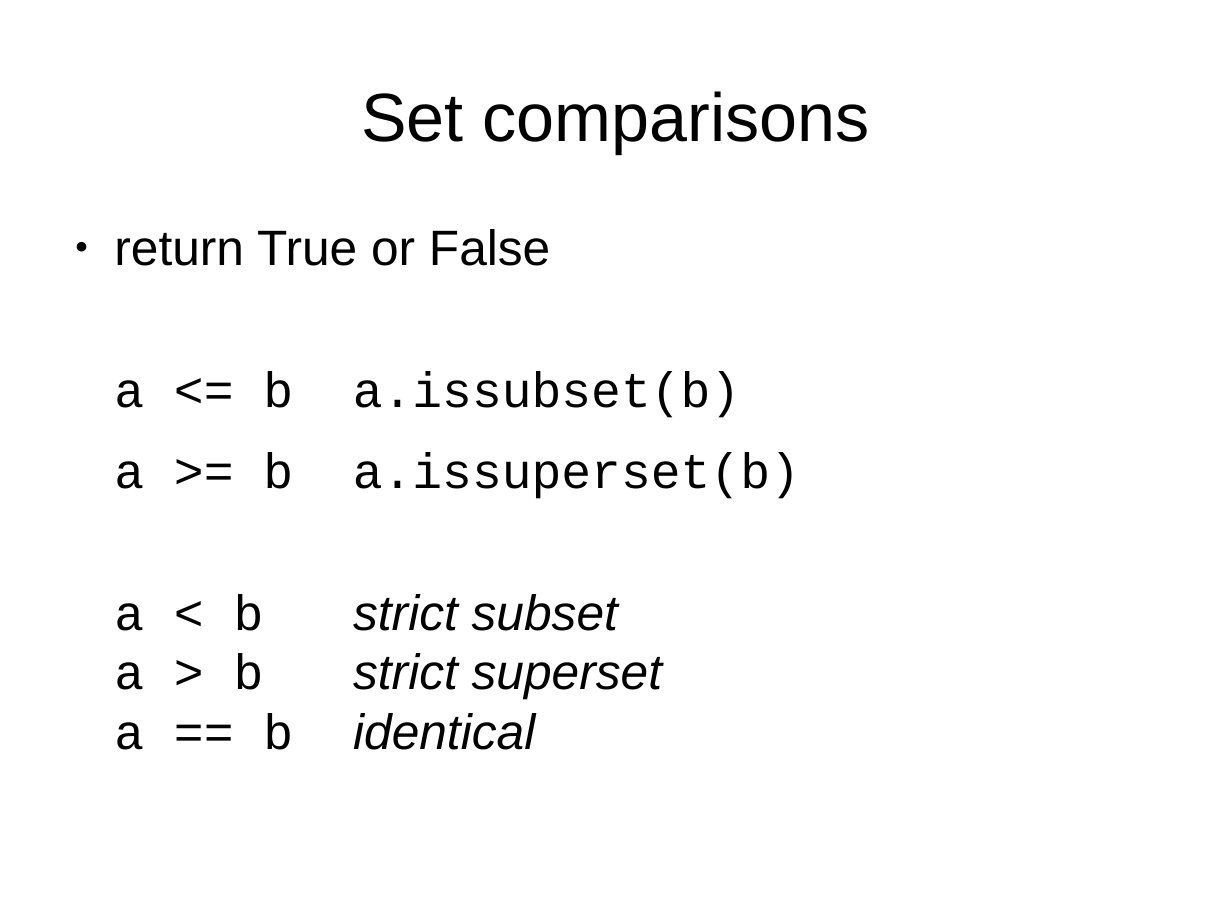
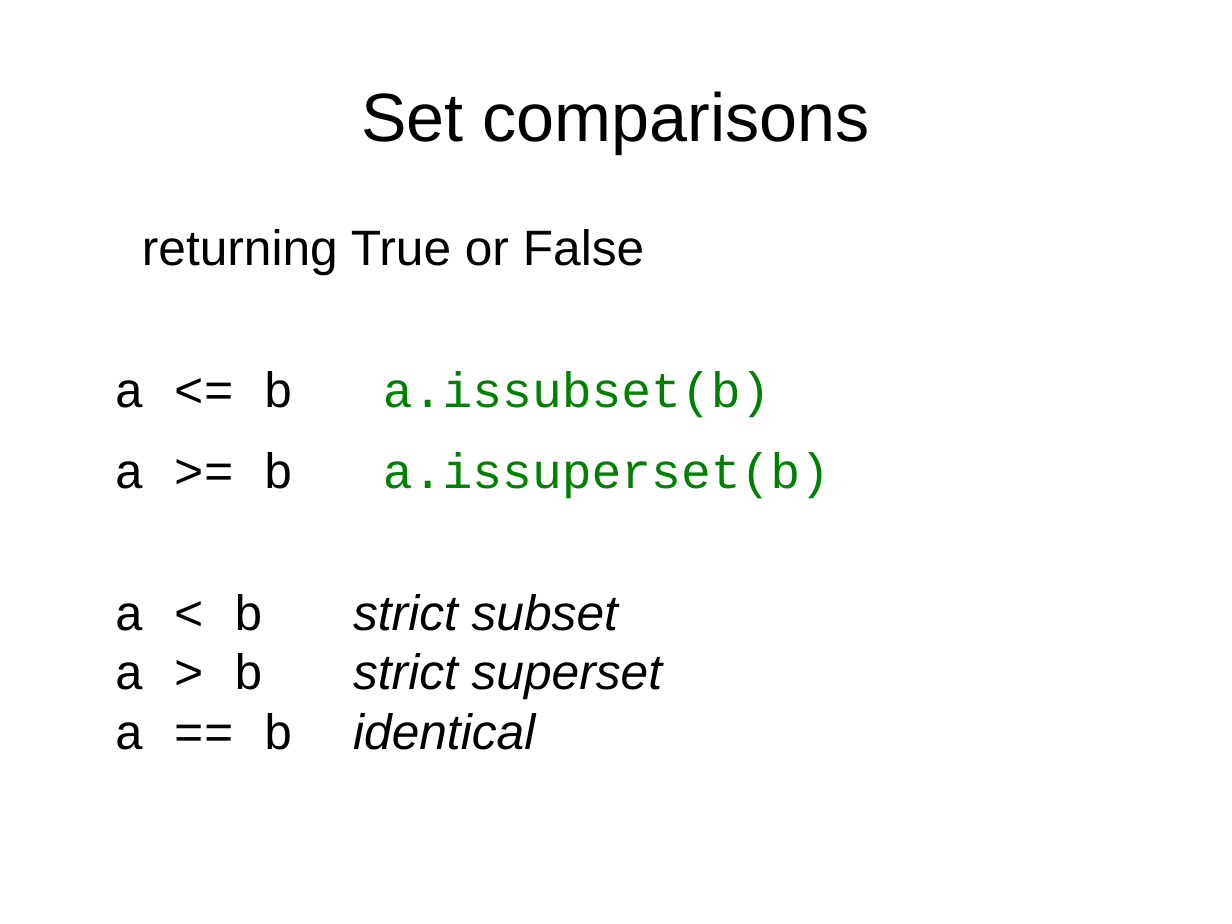
Before and after one commit to alaniwi/ncas-isc, a slide deck: slide 7 of python/presentations/learning_python/18_ceda-sets.odp. Drawn at 1232x924 pixels with LibreOffice and Linux fonts; fonts in the diff are those of the drawing. Boxes give left, top, right and bottom in pixels: in the first picture for what was removed or moved away, otherwise in the second. Text is boxed around its words. In the diff, an @@ line names an element or a change of style, - is before the commit and + after.

```diff
--- a/python/presentations/learning_python/18_ceda-sets.odp
+++ b/python/presentations/learning_python/18_ceda-sets.odp
@@ text at [142, 229, 644, 275]: text changed @@
-● return True or False
+returning True or False
@@ text at [114, 371, 830, 499]: text colour #000000 to #008000 in "a.issubset(b)", "a.issuperset(b)" @@
```
Also in this commit, not shown: 6 other slides changed, 1 other file.
